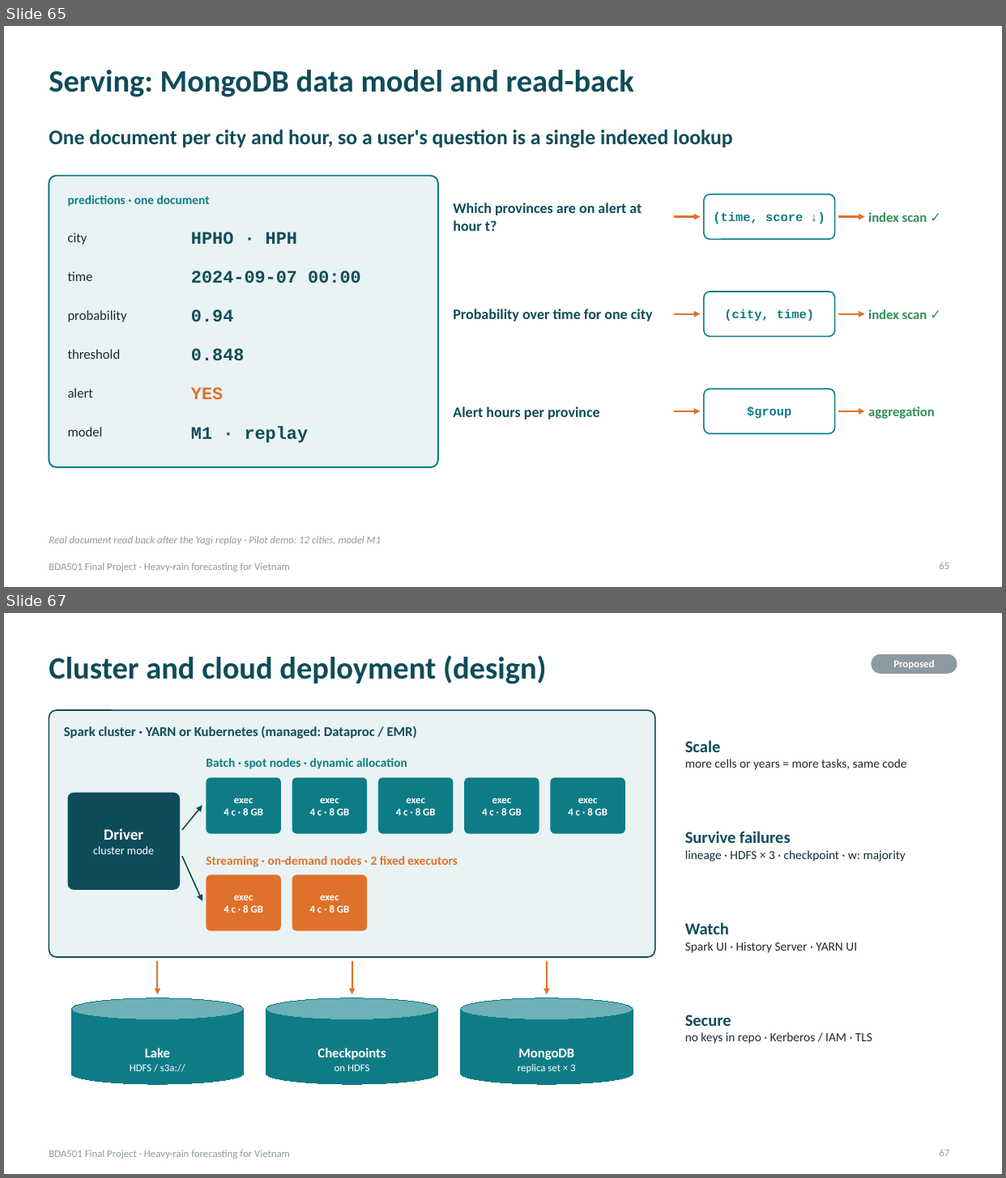
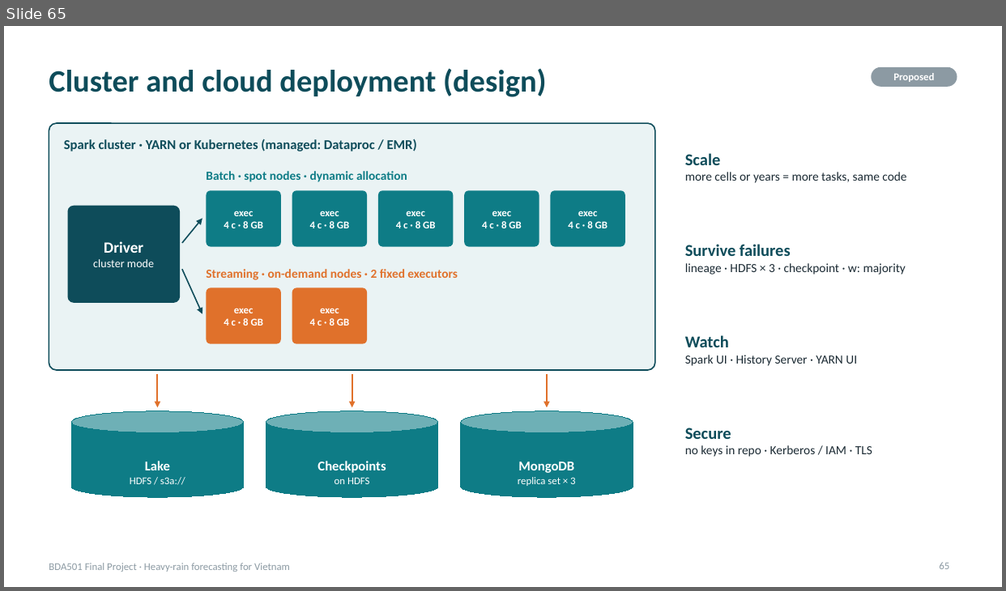
Before and after one commit to PhamLeTanThinh/BDA501_weather, a slide deck: deck/BDA501_Heavy_Rain_Forecast.pptx. Shown one above the other, each under a label of ours: slides 65 and 67 before the commit, slide 65 after it; the slides between them are not shown. The pictures are 1006x1178 and 1006x591 pixels, drawn with LibreOffice and Linux fonts; fonts in the diff are those of the drawing. Boxes give left, top, right and bottom in pixels: in the first picture for what was removed or moved away, otherwise in the second. Text is boxed around its words. In the diff, an @@ line names an element or a change of style, - is before the commit and + after.

```diff
--- a/deck/BDA501_Heavy_Rain_Forecast.pptx
+++ b/deck/BDA501_Heavy_Rain_Forecast.pptx
@@ slide 65 removed at (4, 26, 1002, 587), background #FFFFFF; not listed: 1 template element that a slide beside it also shows @@
@@ title removed at (49, 70, 634, 97) @@
-Serving: MongoDB data model and read-back
@@ text removed at (49, 130, 733, 148) @@
-One document per city and hour, so a user's question is a single indexed lookup
@@ rounded rectangle removed at (49, 176, 438, 467) @@
@@ text removed at (68, 195, 210, 207) @@
-predictions · one document
@@ rounded rectangle removed at (704, 194, 835, 239) @@
-(time, score ↓)
@@ text removed at (453, 203, 641, 231) @@
-Which provinces are on alert at hour t?
@@ arrow removed from (674, 217) to (701, 217) @@
@@ arrow removed from (839, 217) to (865, 217) @@
@@ text removed at (868, 212, 927, 222) @@
-index scan ✓
@@ text removed at (68, 233, 87, 245) @@
-city
@@ text removed at (191, 232, 297, 245) @@
-HPHO · HPH
@@ text removed at (68, 271, 93, 281) @@
-time
@@ text removed at (191, 271, 361, 284) @@
-2024-09-07 00:00
@@ rounded rectangle removed at (704, 292, 835, 337) @@
-(city, time)
@@ text removed at (68, 310, 127, 322) @@
-probability
@@ text removed at (191, 310, 233, 322) @@
-0.94
@@ text removed at (453, 309, 653, 322) @@
-Probability over time for one city
@@ arrow removed from (674, 314) to (701, 314) @@
@@ arrow removed from (839, 314) to (865, 314) @@
@@ text removed at (868, 310, 927, 319) @@
-index scan ✓
@@ text removed at (68, 349, 121, 359) @@
-threshold
@@ text removed at (191, 348, 245, 361) @@
-0.848
@@ text removed at (68, 388, 93, 398) @@
-alert
@@ text removed at (191, 387, 223, 400) @@
-YES
@@ rounded rectangle removed at (704, 389, 835, 434) @@
-$group
@@ text removed at (453, 407, 600, 420) @@
-Alert hours per province
@@ arrow removed from (674, 412) to (701, 412) @@
@@ arrow removed from (839, 412) to (865, 412) @@
@@ text removed at (868, 407, 935, 419) @@
-aggregation
@@ text removed at (68, 427, 103, 437) @@
-model
@@ text removed at (191, 426, 309, 443) @@
-M1 · replay
@@ text removed at (49, 536, 381, 545) @@
-Real document read back after the Yagi replay · Pilot demo: 12 cities, model M1
@@ page number removed at (939, 562, 949, 570) @@
-65
@@ what was slide 67 is now slide 65 @@
@@ page number at (939, 562, 949, 570): text changed @@
-67
+65
```
Also in this commit, not shown: 32 slides changed, 14 slides added, 13 other slides removed, 28 other files.
